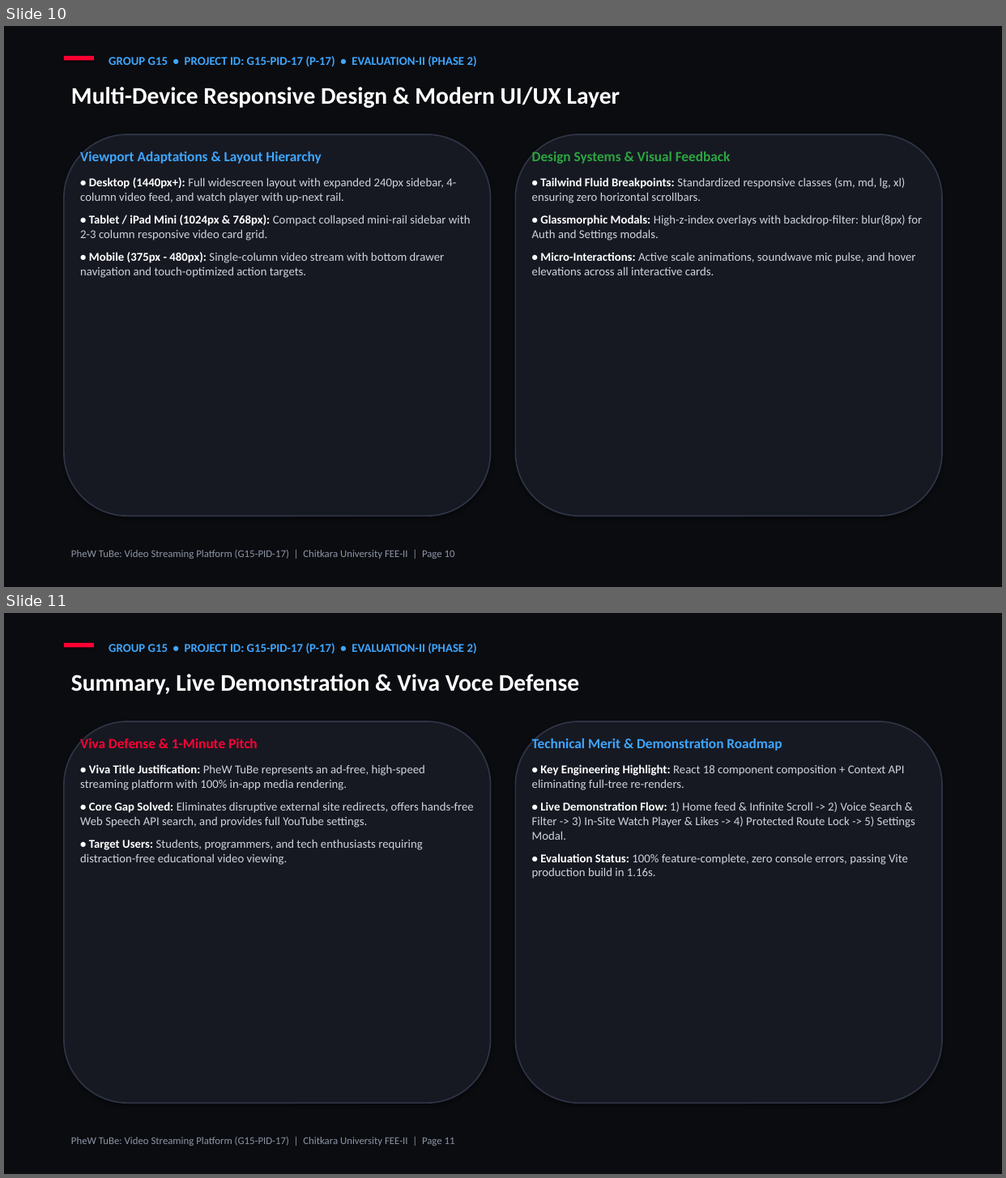
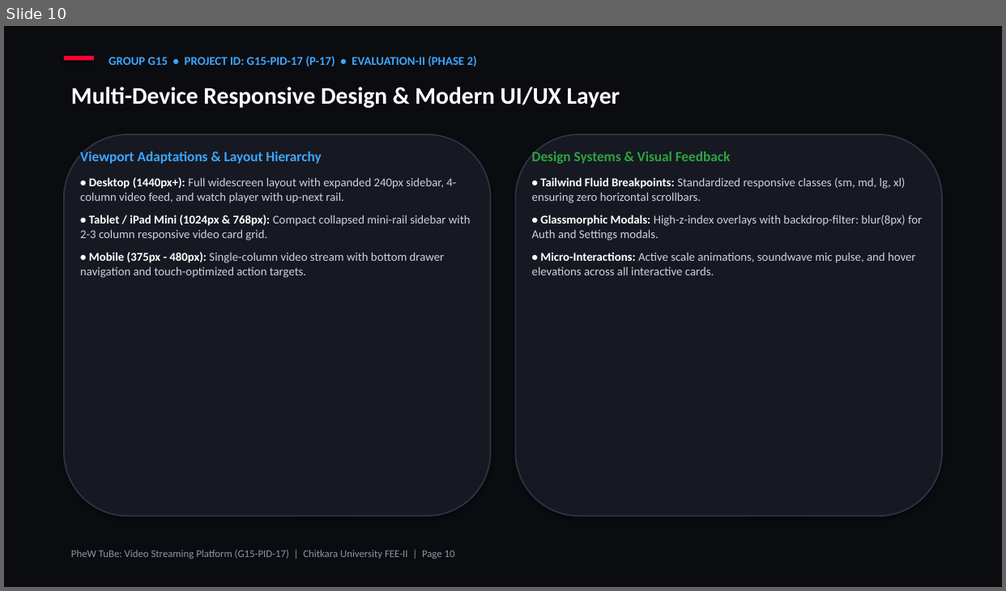
Before and after one commit to kishan-777/Front-End-Engineering_Evaluation-based-project, a slide deck: G15-PID-17.pptx. Shown one above the other, each under a label of ours: slides 10 and 11 before the commit, slide 10 after it. The pictures are 1006x1178 and 1006x591 pixels, drawn with LibreOffice and Linux fonts; fonts in the diff are those of the drawing. Boxes give left, top, right and bottom in pixels: in the first picture for what was removed or moved away, otherwise in the second. Text is boxed around its words. In the diff, an @@ line names an element or a change of style, - is before the commit and + after.

```diff
--- a/G15-PID-17.pptx
+++ b/G15-PID-17.pptx
@@ slide 11 removed at [4,613,1002,1174], background #FFFFFF @@
@@ rectangle removed at [4,613,1002,1174] @@
@@ rectangle removed at [64,643,94,648] @@
@@ text removed at [108,643,477,653] @@
-GROUP G15 • PROJECT ID: G15-PID-17 (P-17) • EVALUATION-II (PHASE 2)
@@ text removed at [71,674,579,695] @@
-Summary, Live Demonstration & Viva Voce Defense
@@ rounded rectangle removed at [64,722,491,1103] @@
@@ rounded rectangle removed at [515,722,942,1103] @@
@@ text removed at [80,739,474,865] @@
-Viva Defense & 1-Minute Pitch
-• Viva Title Justification: PheW TuBe represents an ad-free, high-speed streaming platform with 100% in-app media rendering.
-• Core Gap Solved: Eliminates disruptive external site redirects, offers hands-free Web Speech API search, and provides full YouTube settings.
-• Target Users: Students, programmers, and tech enthusiasts requiring distraction-free educational video viewing.
@@ text removed at [532,739,915,879] @@
-Technical Merit & Demonstration Roadmap
-• Key Engineering Highlight: React 18 component composition + Context API eliminating full-tree re-renders.
-• Live Demonstration Flow: 1) Home feed & Infinite Scroll -> 2) Voice Search & Filter -> 3) In-Site Watch Player & Likes -> 4) Protected Route Lock -> 5) Settings Modal.
-• Evaluation Status: 100% feature-complete, zero console errors, passing Vite production build in 1.16s.
@@ text removed at [71,1137,455,1146] @@
-PheW TuBe: Video Streaming Platform (G15-PID-17) | Chitkara University FEE-II | Page 11
```
Also in this commit, not shown: 2 slides changed, 1 other file.
